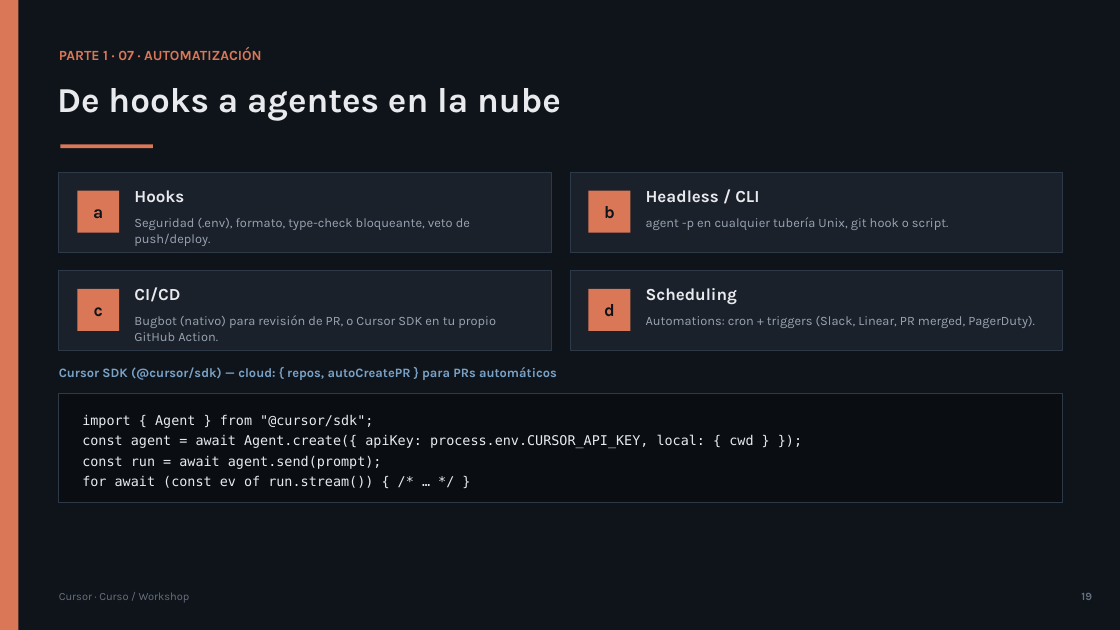
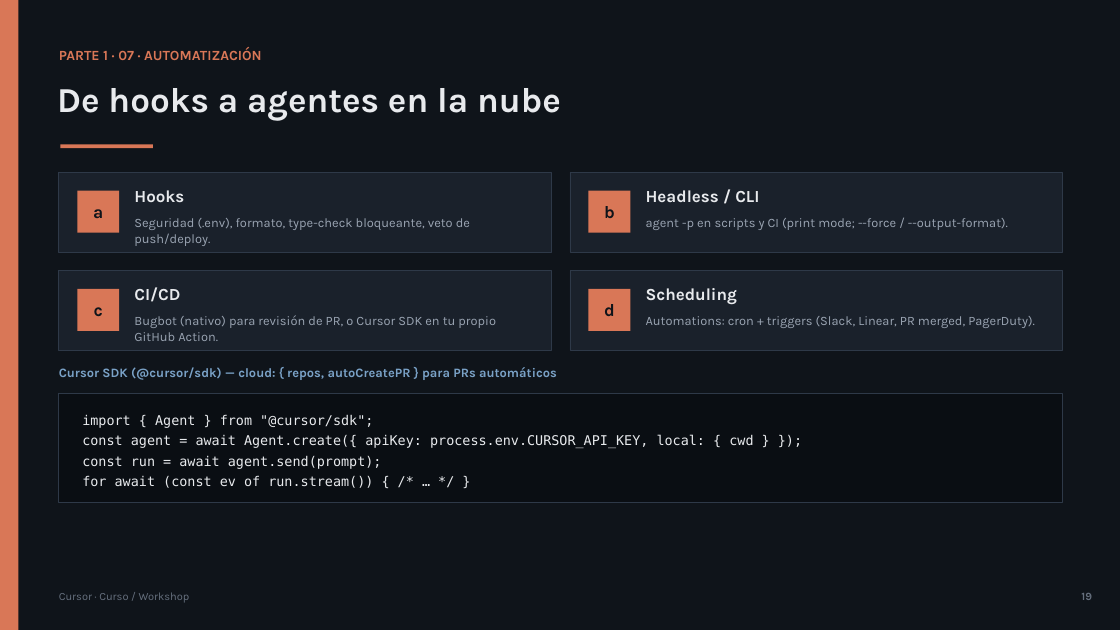
Before and after one commit to olonok69/cursor_code_ml_engineer, a slide deck: slide 19 of presentacion/Cursor_Presentacion.pptx. Drawn at 1120x630 pixels with LibreOffice and Linux fonts; fonts in the diff are those of the drawing. Boxes give left, top, right and bottom in pixels: in the first picture for what was removed or moved away, otherwise in the second. Text is boxed around its words. In the diff, an @@ line names an element or a change of style, - is before the commit and + after.

```diff
--- a/presentacion/Cursor_Presentacion.pptx
+++ b/presentacion/Cursor_Presentacion.pptx
@@ text at [646, 218, 1008, 230]: text changed @@
-agent -p en cualquier tubería Unix, git hook o script.
+agent -p en scripts y CI (print mode; --force / --output-format).
```
Also in this commit, not shown: 10 other slides changed, 14 other files.
